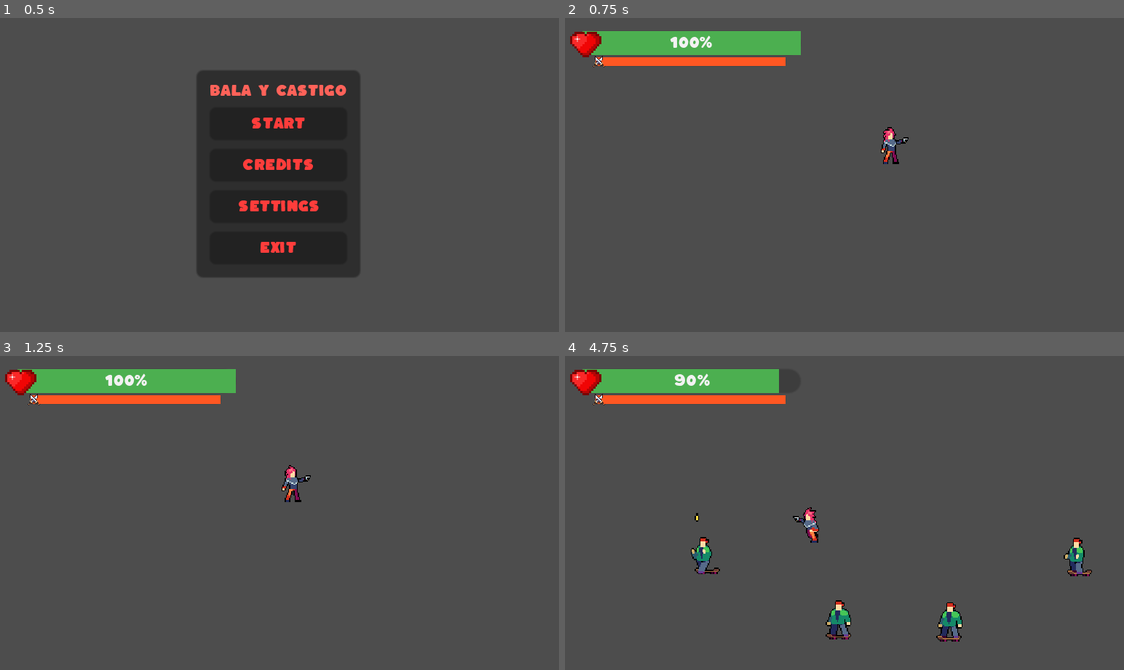
Above: before the commit, frames 1-4 (two rows, left to right).
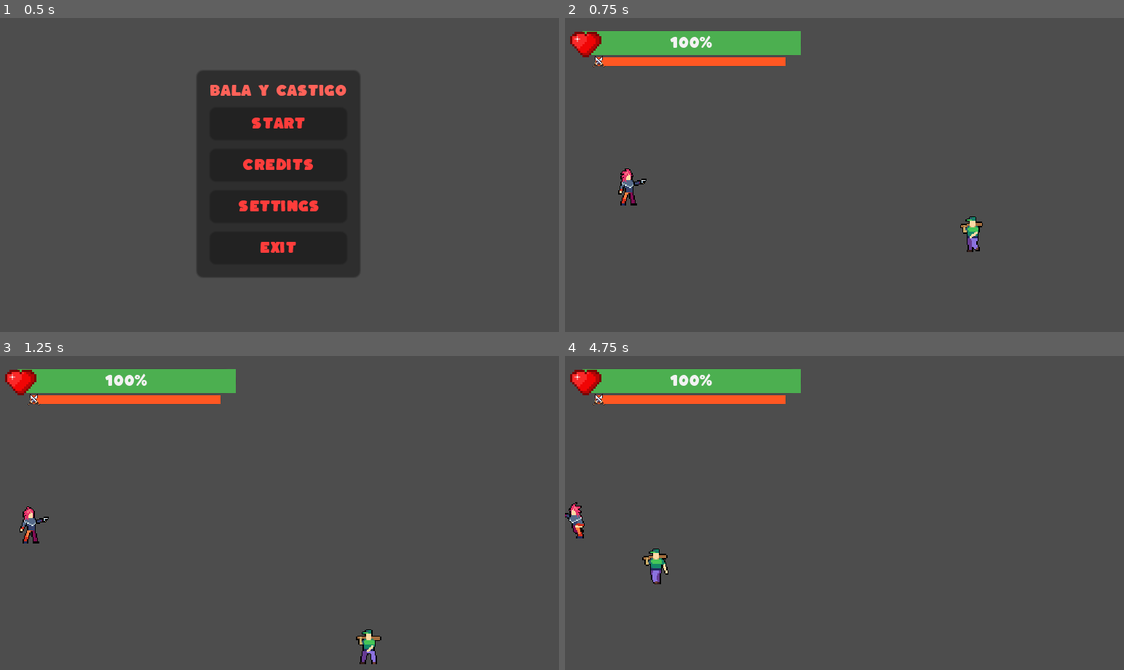
Above: after the commit, the same moments.

Repository: Kazilt261/BalaYCastigo
Game: Godot game, scene res://scenes/ui/main_menu.tscn
The game is run twice, just before and just after one commit, with the same random seed, the same clock (stepped at 60 frames per second) and the same inputs. The engine's default icon, where the game draws it, is replaced by a stand-in: a white triangle on a blue panel in a dark square.
Inputs (mouse positions are in pixels of both pictures, inside the frame that each line leads up to):
- Up to frame 1 (0.5 s): no input
- Up to frame 2 (0.75 s): click "Start" at 0.5 s
- Up to frame 3 (1.25 s): no input
- Up to frame 4 (4.75 s): move the mouse to (967, 497) at 1.27 s; hold D (move_right) 1.28-2.03 s; click (967, 497) at 1.35 s; move the mouse to (732, 528) at 2.02 s; hold S (move_down) 2.03-2.78 s; right-click (732, 528) at 2.1 s; move the mouse to (900, 443) at 2.77 s; hold D (move_right) 2.78-3.53 s; click (900, 443) at 2.85 s; move the mouse to (816, 575) at 3.52 s; hold W (move_up) 3.53-4.28 s; right-click (816, 575) at 3.6 s; move the mouse to (1012, 560) at 4.27 s; hold A (move_left) from 4.28 s (still down); click (1012, 560) at 4.35 s

Frame 1 is identical in both runs. In frame 2, 0.8% of the frame differs, in the area x 9-75%, y 34-75%; in frame 3, 0.8%; in frame 4, 2.7%, in the area x 0-95%, y 4-91%.

Commit message:
Avance 27/11

Diff:
--- a/scenes/Bosses/boss_final/robot.gd
+++ b/scenes/Bosses/boss_final/robot.gd
@@ -31,11 +31,8 @@
 			boss_bar.value = health
 		if health <= max_health/2 and not is_halflife:
 			is_halflife = true
-			Debug.dprint("B")
-
 			animation_player.play("reduced_hp")
 		if health == 0:
-			Debug.dprint("A")
 			animation_player.play("death")
 
 func _ready()-> void:
--- a/scenes/bally.gd
+++ b/scenes/bally.gd
@@ -19,7 +19,7 @@
 var is_hurt = false
 var count = 0
 var max_damage = 50
-var damage = 2:
+var damage = 50:
 	set(value):
 		damage = clamp(value, 0, max_damage)
 		if(damage_bar):
--- a/scenes/level_manager.tscn
+++ b/scenes/level_manager.tscn
@@ -1,12 +1,10 @@
-[gd_scene load_steps=6 format=3 uid="uid://dpic58l6ym2qc"]
+[gd_scene load_steps=4 format=3 uid="uid://dpic58l6ym2qc"]
 
 [ext_resource type="Script" path="res://scenes/level_manager.gd" id="1_c8jch"]
 [ext_resource type="PackedScene" uid="uid://btarybkof8kvm" path="res://scenes/ui/main_menu.tscn" id="2_lo26i"]
-[ext_resource type="PackedScene" uid="uid://08yek3qwd2de" path="res://scenes/levels/level_1.tscn" id="3_ue687"]
 [ext_resource type="PackedScene" uid="uid://dy3uyefli1flj" path="res://scenes/levels/level_2.tscn" id="4_tpdg1"]
-[ext_resource type="PackedScene" uid="uid://bl0j8ppdvgpkb" path="res://scenes/levels/level_3.tscn" id="5_4k3m7"]
 
 [node name="LevelManager" type="Node"]
 script = ExtResource("1_c8jch")
 main_menu = ExtResource("2_lo26i")
-levels = Array[PackedScene]([ExtResource("3_ue687"), ExtResource("4_tpdg1"), ExtResource("5_4k3m7")])
+levels = Array[PackedScene]([ExtResource("4_tpdg1")])
--- a/scenes/levels/level_3.tscn
+++ b/scenes/levels/level_3.tscn
@@ -1,9 +1,8 @@
-[gd_scene load_steps=5 format=3 uid="uid://bl0j8ppdvgpkb"]
+[gd_scene load_steps=4 format=3 uid="uid://bl0j8ppdvgpkb"]
 
 [ext_resource type="PackedScene" uid="uid://bgp70vmwf436p" path="res://scenes/bally.tscn" id="1_blf8b"]
 [ext_resource type="PackedScene" uid="uid://brew11y4w8imh" path="res://scenes/floor.tscn" id="2_atwd7"]
 [ext_resource type="PackedScene" uid="uid://b64r8k7nyaqc6" path="res://scenes/camara.tscn" id="3_rogh2"]
-[ext_resource type="Script" path="res://scenes/camara.gd" id="4_8c0y2"]
 
 [node name="level_3" type="Node2D"]
 
@@ -24,4 +23,3 @@
 
 [node name="camara" parent="." instance=ExtResource("3_rogh2")]
 position = Vector2(128, 73)
-script = ExtResource("4_8c0y2")
